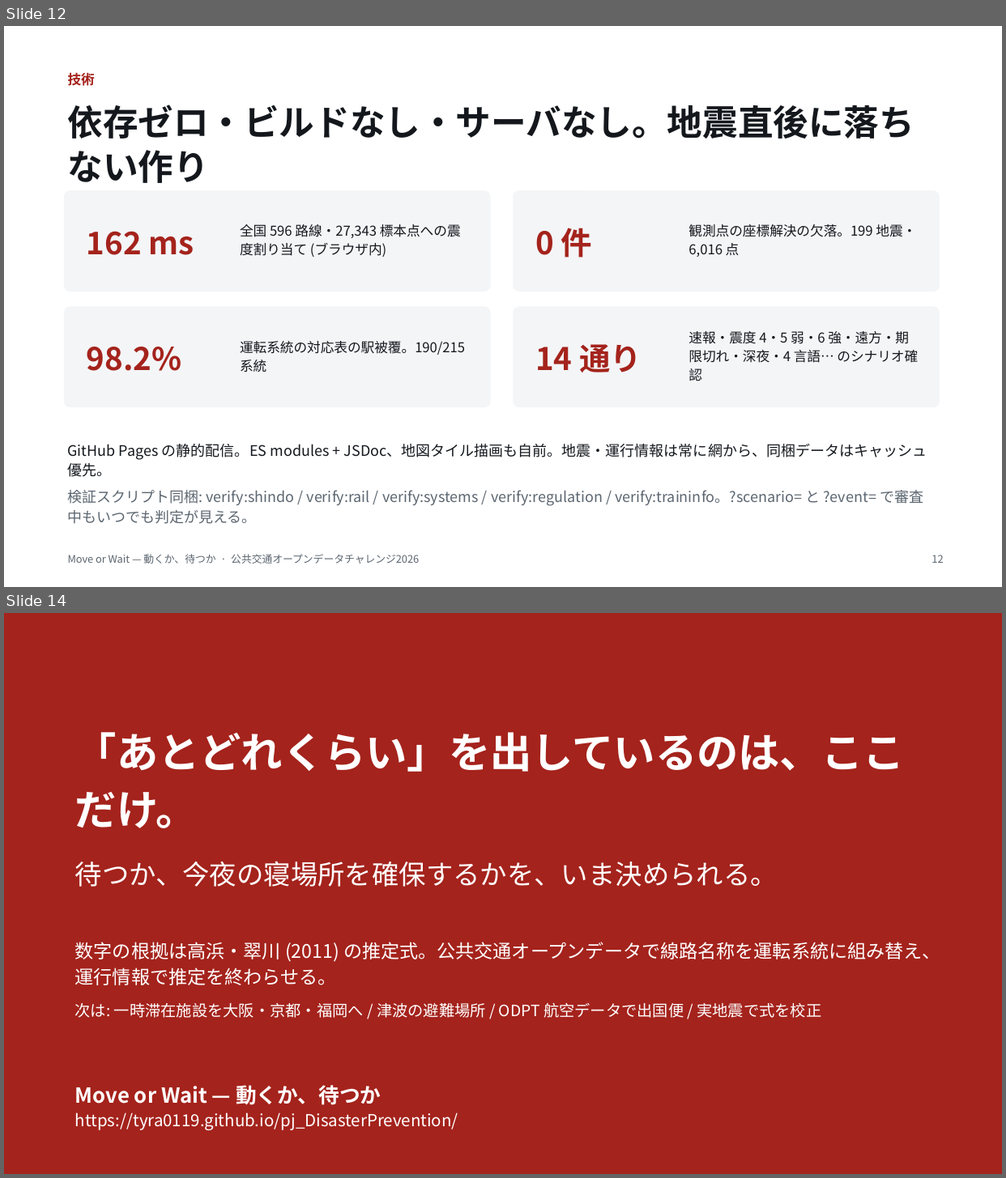
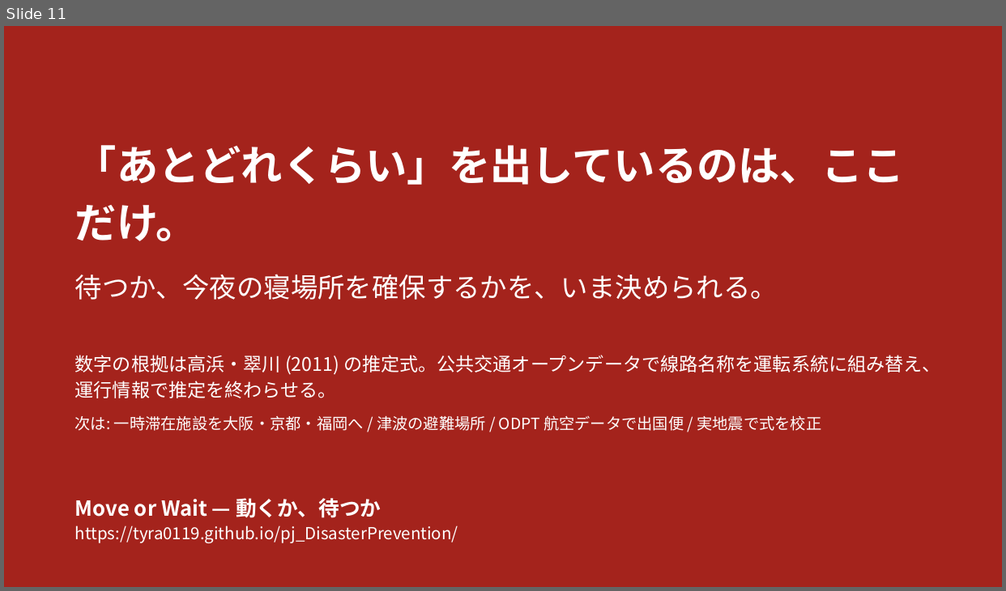
Before and after one commit to tyra0119/pj_DisasterPrevention, a slide deck: 公共交通オープンデータチャレンジ2026/紹介スライド.pptx. Shown one above the other, each under a label of ours: slides 12 and 14 before the commit, slide 11 after it; the slides between them are not shown. The pictures are 1006x1178 and 1006x591 pixels, drawn with LibreOffice and Linux fonts; fonts in the diff are those of the drawing. Boxes give left, top, right and bottom in pixels: in the first picture for what was removed or moved away, otherwise in the second. Text is boxed around its words. In the diff, an @@ line names an element or a change of style, - is before the commit and + after.

```diff
--- a/公共交通オープンデータチャレンジ2026/紹介スライド.pptx
+++ b/公共交通オープンデータチャレンジ2026/紹介スライド.pptx
@@ slide 12 removed at box(4, 26, 1002, 587), background #FFFFFF @@
@@ text removed at box(68, 73, 95, 86) @@
-技術
@@ text removed at box(68, 105, 915, 183) @@
-依存ゼロ・ビルドなし・サーバなし。地震直後に落ちない作り
@@ rounded rectangle removed at box(64, 190, 491, 292) @@
@@ rounded rectangle removed at box(513, 190, 940, 292) @@
@@ text removed at box(87, 231, 194, 255) @@
-162 ms
@@ text removed at box(240, 224, 461, 257) @@
-全国 596 路線・27,343 標本点への震度割り当て (ブラウザ内)
@@ text removed at box(535, 228, 591, 258) @@
-0 件
@@ text removed at box(688, 224, 916, 257) @@
-観測点の座標解決の欠落。199 地震・6,016 点
@@ rounded rectangle removed at box(64, 307, 491, 408) @@
@@ rounded rectangle removed at box(513, 307, 940, 408) @@
@@ text removed at box(240, 341, 465, 372) @@
-運転系統の対応表の駅被覆。190/215 系統
@@ text removed at box(688, 331, 918, 381) @@
-速報・震度 4・5 弱・6 強・遠方・期限切れ・深夜・4 言語… のシナリオ確認
@@ text removed at box(87, 347, 182, 371) @@
-98.2%
@@ text removed at box(535, 344, 641, 373) @@
-14 通り
@@ text removed at box(68, 444, 927, 524) @@
-GitHub Pages の静的配信。ES modules + JSDoc、地図タイル描画も自前。地震・運行情報は常に網から、同梱データはキャッシュ優先。
-検証スクリプト同梱: verify:shindo / verify:rail / verify:systems / verify:regulation / verify:traininfo。?scenario= と ?event= で審査中もいつでも判定が見える。
@@ text removed at box(68, 554, 419, 564) @@
-Move or Wait — 動くか、待つか · 公共交通オープンデータチャレンジ2026
@@ text removed at box(931, 555, 943, 563) @@
-12
@@ what was slide 14 is now slide 11 @@
```
Also in this commit, not shown: 9 slides changed, 2 other slides removed, 5 other files.
